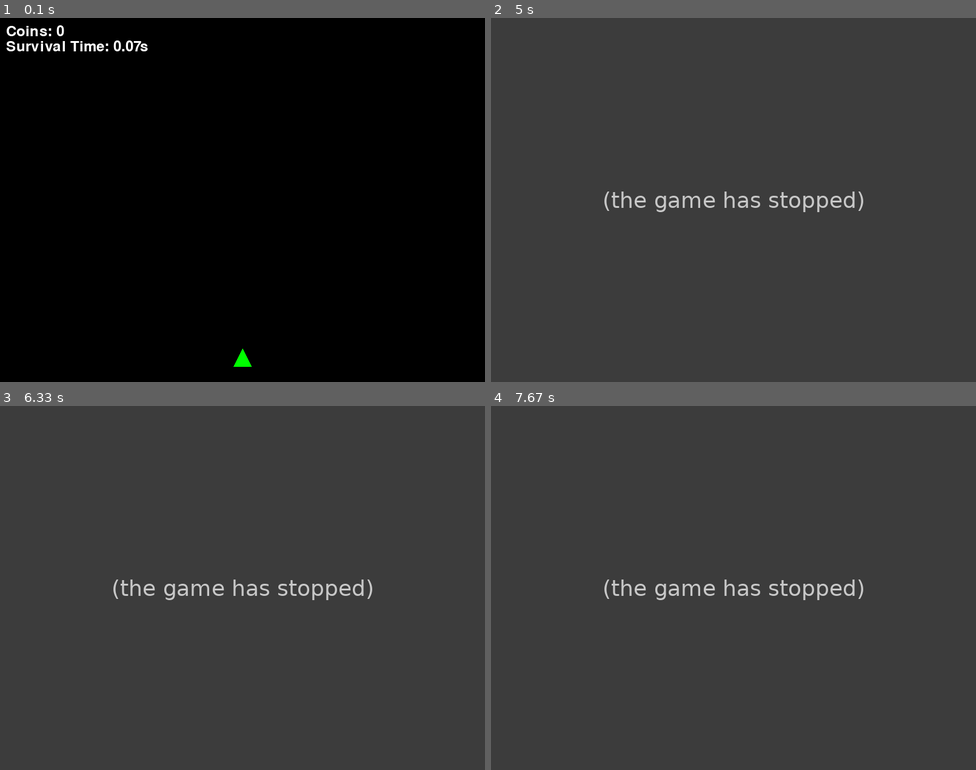
Above: before the commit, frames 1-4 (two rows, left to right).
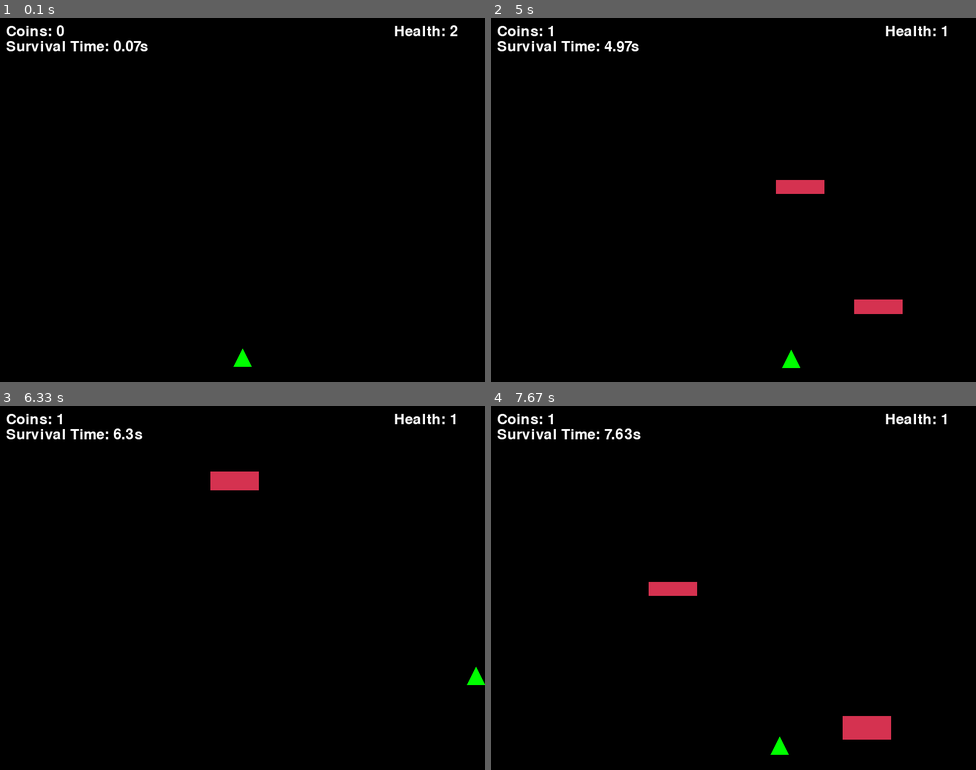
Above: after the commit, the same moments.

Repository: johnwangwyx/Dodge-The-Wall-pygame-with-STM32L4-
Game: pygame game, started from game.py
Same seed, same stepped clock (60 frames per second), same inputs: the game is played once before the commit and once after it.
Inputs:
- Up to frame 1 (0.1 s): no input
- Up to frame 2 (5 s): hold Right 0.33-0.8 s; hold Up 0.83-1.13 s; hold Right 1.17-1.63 s; hold Left 1.67-2.2 s; hold Down 2.23-2.53 s; hold Left 2.57-2.97 s; hold Up 3-3.37 s; hold Right 3.4-4.03 s; hold Down 4.07-4.43 s; hold Left 4.47-4.93 s; hold Right from 4.97 s (still down)
- Up to frame 3 (6.33 s): release Right at 5.43 s; hold Up 5.47-5.77 s; hold Right 5.8-6.27 s; hold Left from 6.3 s (still down)
- Up to frame 4 (7.67 s): release Left at 6.83 s; hold Down 6.87-7.17 s; hold Left 7.2-7.6 s; hold Up from 7.63 s (still down)

The runs differ from the first frame. In frame 1, 0.2% of the frame differs, in the area x 81-95%, y 2-5%; in frame 2, 100%, in the area x 0-100%, y 0-100%; in frame 3, 100%; in frame 4, 100%.
Before the commit the program exited at 4.68 s; later frames show no game.

Commit message:
Health logics

Diff:
--- a/game.py
+++ b/game.py
@@ -46,6 +46,7 @@
         self.rect.center = (x, y)
         self.vel_x = 0  # Horizontal velocity
         self.vel_y = 0  # Vertical velocity
+        self.health = 2  # Initialize health to 2
 
     def update(self, keys):
         # Horizontal movement (left/right)
@@ -186,19 +187,30 @@
         walls.update()
 
         # Check for collisions between player and walls
-        hits = pygame.sprite.spritecollide(player, walls, False)
+        hits = pygame.sprite.spritecollide(player, walls, True)
         if hits:
-            running = False
+            player.health -= 1
+            if player.health <= 0:
+                running = False
 
         # Draw all sprites on screen and update the display
         screen.fill(BACKGROUND_COLOR)
         all_sprites.draw(screen)
+
+        # Display Coins
         font = pygame.font.SysFont(None, 36)  # Default font, size 36
         text_surface = font.render(f"Coins: {COIN_COUNTER}", True, WHITE)
         screen.blit(text_surface, (10, 10))  # Draw at top-left
 
+        # Display Survival Time
         text_surface = font.render(f"Survival Time: {rounded_time}s", True, WHITE)
         screen.blit(text_surface, (10, 35))  # Draw at top-left
+
+        # Display Health
+        font = pygame.font.Font(None, 36)
+        health_text = font.render("Health: " + str(player.health), True, WHITE)
+        screen.blit(health_text, (WIDTH - 150, 10))
+
         pygame.display.flip()
 
     pygame.quit()  # End the game
